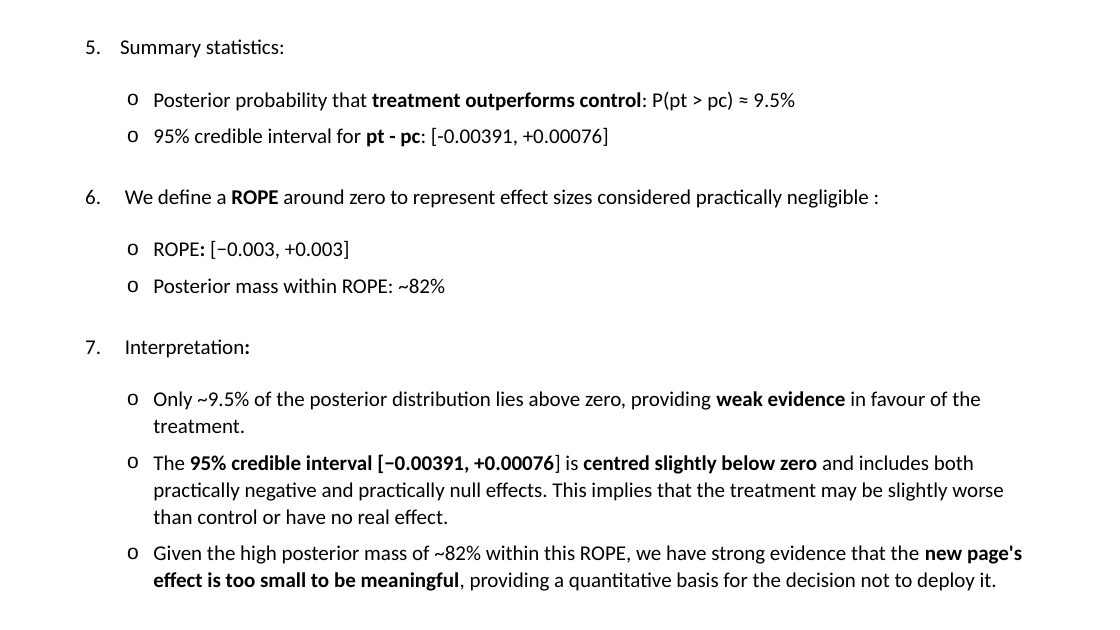
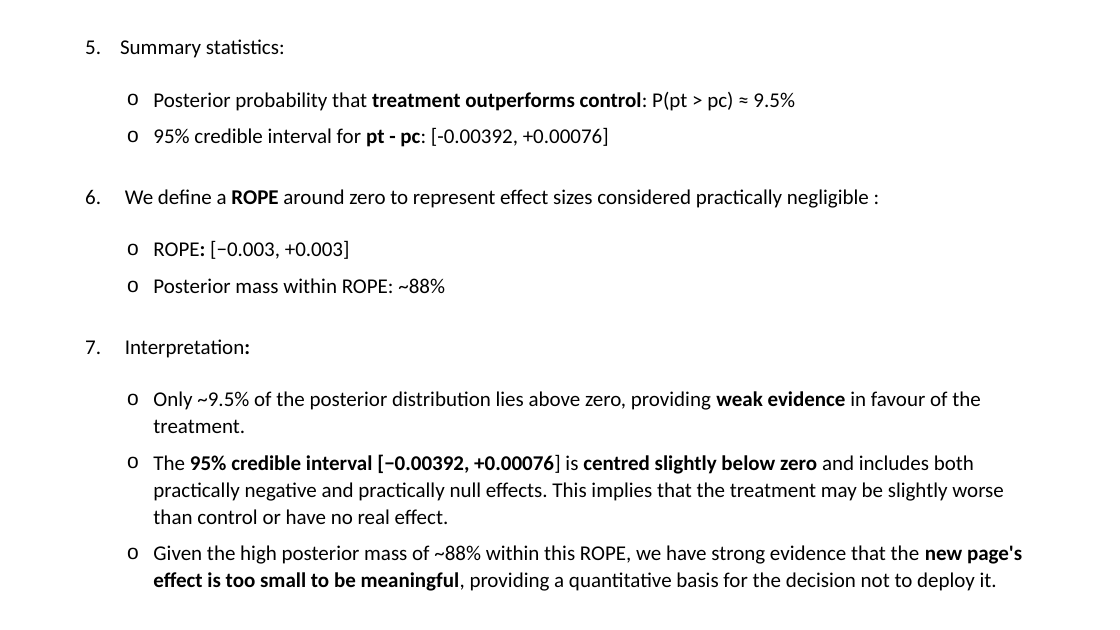
Before and after one commit to BillyGeros94/ab-testing-analysis, a slide deck: slide 8 of presentation/AB Test Presentation.pptx. Drawn at 1120x630 pixels with LibreOffice and Linux fonts; fonts in the diff are those of the drawing. Boxes give left, top, right and bottom in pixels: in the first picture for what was removed or moved away, otherwise in the second. Text is boxed around its words. In the diff, an @@ line names an element or a change of style, - is before the commit and + after.

Commit message:
Add validity checks and correct reported figures
Add experiment checks in src/checks.R: sample ratio, weekly effect,
a rerun without users who have mismatched rows, and country tests.
Set a seed and save key numbers to results/.

Correct the README and slides to use cleaned figures throughout,
state that mismatches were removed at row level, and replace the UK
follow-up recommendation. The decision to hold is unchanged.

```diff
--- a/presentation/AB Test Presentation.pptx
+++ b/presentation/AB Test Presentation.pptx
@@ text at bbox=[153, 127, 609, 147]: text changed @@
-  o 95% credible interval for pt - pc: [-0.00391, +0.00076]
+  o 95% credible interval for pt - pc: [-0.00392, +0.00076]
@@ text at bbox=[153, 278, 445, 293]: text changed @@
-  o Posterior mass within ROPE: ~82%
+  o Posterior mass within ROPE: ~88%
@@ text at bbox=[153, 454, 1022, 591]: text changed @@
-  o The 95% credible interval [−0.00391, +0.00076] is centred slightly below zero and includes both practically negative and practically null effects. This implies that the treatment may be slightly worse than control or have no real effect.
-  o Given the high posterior mass of ~82% within this ROPE, we have strong evidence that the new page's effect is too small to be meaningful, providing a quantitative basis for the decision not to deploy it.
+  o The 95% credible interval [−0.00392, +0.00076] is centred slightly below zero and includes both practically negative and practically null effects. This implies that the treatment may be slightly worse than control or have no real effect.
+  o Given the high posterior mass of ~88% within this ROPE, we have strong evidence that the new page's effect is too small to be meaningful, providing a quantitative basis for the decision not to deploy it.
```
Also in this commit, not shown: 7 other slides changed, 9 other files.
